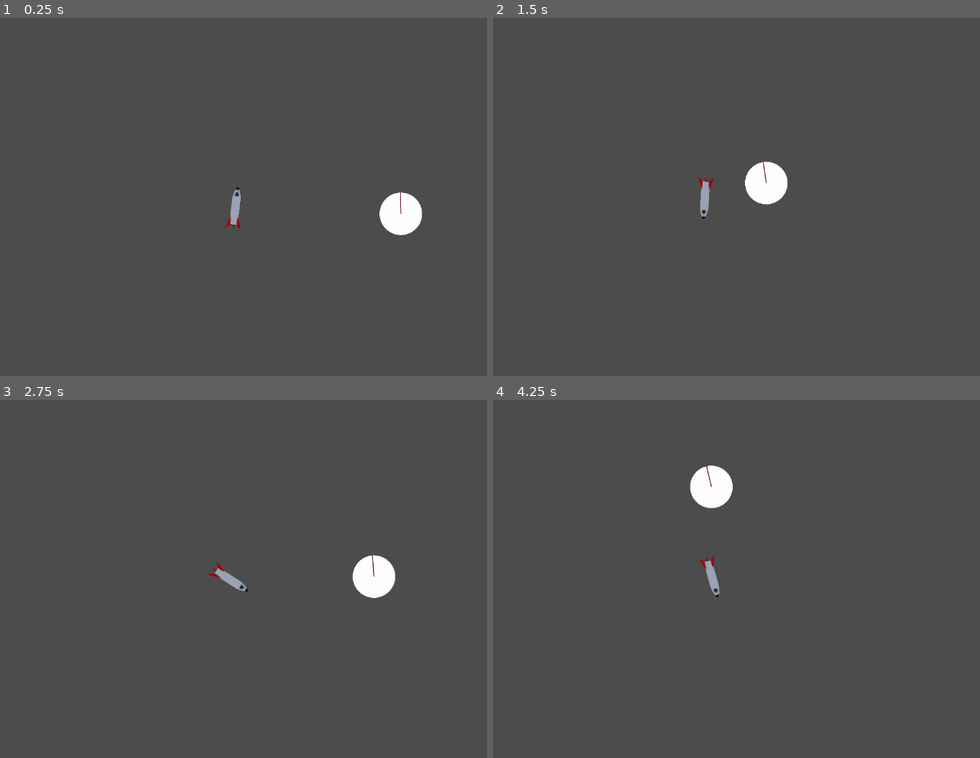
Above: before the commit, frames 1-4 (two rows, left to right).
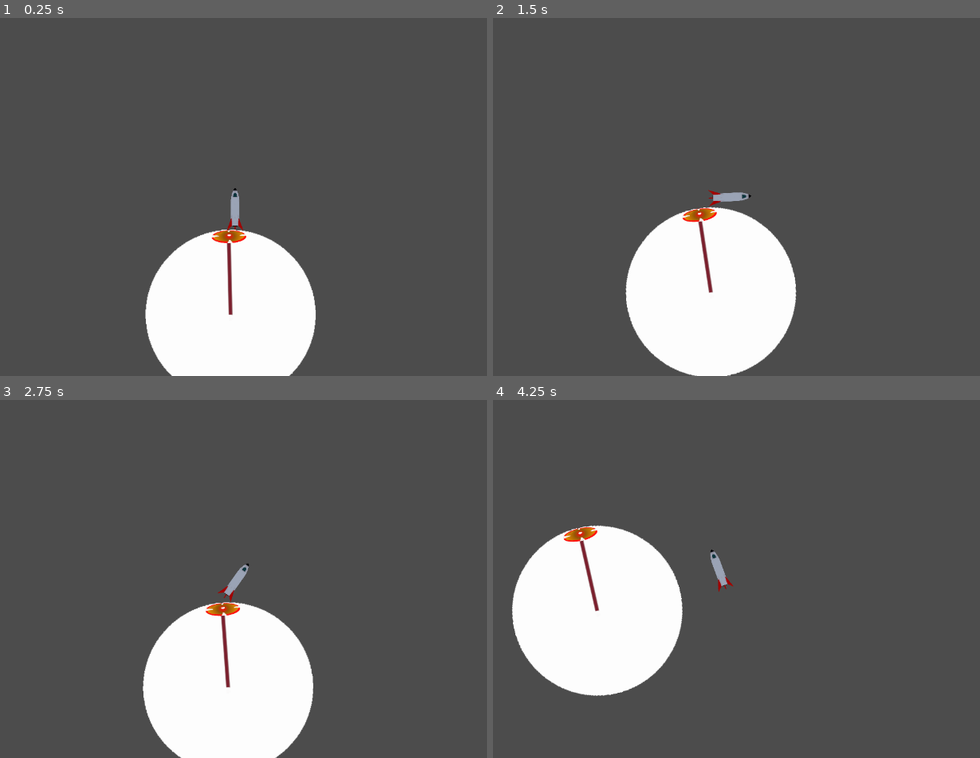
Above: after the commit, the same moments.

Repository: RunningRagdoll/gravity
Game: Godot game, scene res://Scenes/Main.tscn
Same seed, same stepped clock (60 frames per second), same inputs: the game is played once before the commit and once after it.
Inputs:
- Up to frame 1 (0.25 s): no input
- Up to frame 2 (1.5 s): tap Enter (ui_accept) at 0.5, 0.77 s; hold Right (ui_right) 0.53-1.28 s; hold Left (ui_left) from 1.28 s (still down)
- Up to frame 3 (2.75 s): tap Enter (ui_accept) at 1.52, 2 s; release Left (ui_left) at 2.03 s; hold Right (ui_right) from 2.03 s (still down)
- Up to frame 4 (4.25 s): release Right (ui_right) at 2.78 s; hold Up (ui_up) 2.78-3.53 s; tap Enter (ui_accept) at 3.02, 3.77 s; hold Left (ui_left) from 3.53 s (still down)

The runs differ from the first frame. In frame 1, 13% of the frame differs, in the area x 29-87%, y 47-100%; in frame 2, 14%; in frame 3, 14%; in frame 4, 14%, in the area x 3-50%, y 18-83%.

Commit message:
Added a landing zone and winning.

Diff:
--- a/Models/CelestialBody/Celestial_Body.gd
+++ b/Models/CelestialBody/Celestial_Body.gd
@@ -5,3 +5,10 @@
 
 func _on_Collision_trigger_area_entered(area):
 	area.get_parent().die()
+
+
+func _on_Goal_body_entered(body):
+	body.get_child(5).start()
+
+func _on_Goal_body_exited(body):
+	body.get_child(5).stop()
--- a/Models/CelestialBody/Celestial_Body.tscn
+++ b/Models/CelestialBody/Celestial_Body.tscn
@@ -1,8 +1,9 @@
-[gd_scene load_steps=7 format=2]
+[gd_scene load_steps=8 format=2]
 
 [ext_resource path="res://Models/Planet_Debug_256x256.png" type="Texture" id=1]
 [ext_resource path="res://Models/CelestialBody/Gravity_Field.gd" type="Script" id=2]
 [ext_resource path="res://Models/CelestialBody/Celestial_Body.gd" type="Script" id=3]
+[ext_resource path="res://Models/CelestialBody/CelestialBody_Normal_256x256.png" type="Texture" id=4]
 
 [sub_resource type="CircleShape2D" id=1]
 radius = 128.102
@@ -20,6 +21,7 @@
 
 [node name="Sprite" type="Sprite" parent="."]
 texture = ExtResource( 1 )
+normal_map = ExtResource( 4 )
 
 [node name="Body" type="CollisionShape2D" parent="."]
 shape = SubResource( 1 )
--- a/Models/Orbit/Orbit.gd
+++ b/Models/Orbit/Orbit.gd
@@ -2,9 +2,10 @@
 extends Node2D
 
 export(float, 0.0, 10000) var radius = 100 setget _set_radius # [pixels]
-export(float) var angular_velocity = 0 setget _set_angular_velocity # [rad/s]
+export(float, -2.0, 2.0) var angular_velocity = 0 setget _set_angular_velocity # [rad/s]
 export(bool) var random_initial_position = false setget _set_random_initial_position
 export(int, 2, 512) var number_of_steps = 128 setget _set_number_of_steps
+export(Texture) var sprite = load("res://Models/Planet_Debug_256x256.png")
 
 var angle = 0.0
 
@@ -15,6 +16,7 @@
 	if random_initial_position:
 		angle = randf() * 2 * PI
 	get_node("Celestial Body").position = orbital_position(radius, angle)
+	$"Celestial Body".get_child(0).set_texture(sprite)
 
 func _physics_process(delta):
 	if Engine.editor_hint:
--- a/Models/Orbit/Orbit.tscn
+++ b/Models/Orbit/Orbit.tscn
@@ -1,10 +1,35 @@
-[gd_scene load_steps=3 format=2]
+[gd_scene load_steps=6 format=2]
 
 [ext_resource path="res://Models/Orbit/Orbit.gd" type="Script" id=1]
 [ext_resource path="res://Models/CelestialBody/Celestial_Body.tscn" type="PackedScene" id=2]
+[ext_resource path="res://Models/Landing_Zone.png" type="Texture" id=3]
+[ext_resource path="res://Models/Planet_Debug_256x256.png" type="Texture" id=4]
+
+[sub_resource type="CircleShape2D" id=1]
+radius = 16.0456
 
 [node name="Orbit" type="Node2D"]
 script = ExtResource( 1 )
+radius = 850.0
+sprite = ExtResource( 4 )
 
 [node name="Celestial Body" parent="." instance=ExtResource( 2 )]
-position = Vector2( 100, 0 )
+position = Vector2( 850, 0 )
+scale = Vector2( 4, 4 )
+collision_layer = 8
+
+[node name="Goal" type="Area2D" parent="Celestial Body"]
+position = Vector2( 0.360909, -127.245 )
+scale = Vector2( 1.701, 0.509 )
+collision_layer = 4
+
+[node name="Shape" type="CollisionShape2D" parent="Celestial Body/Goal"]
+position = Vector2( -0.517494, 5.62051 )
+shape = SubResource( 1 )
+
+[node name="Landing zone" type="Sprite" parent="Celestial Body"]
+position = Vector2( 0.281799, -117.615 )
+scale = Vector2( 0.408436, 0.300717 )
+texture = ExtResource( 3 )
+[connection signal="body_entered" from="Celestial Body/Goal" to="Celestial Body" method="_on_Goal_body_entered"]
+[connection signal="body_exited" from="Celestial Body/Goal" to="Celestial Body" method="_on_Goal_body_exited"]
--- a/Player/Player.gd
+++ b/Player/Player.gd
@@ -9,13 +9,16 @@
 var max_speed = 5000
 
 var dead = false
+var winning = false
 
 signal crash_land
 signal reset_level
+signal win
 
 func _ready():
 	dead = false
 	sleeping = false
+	winning = false
 
 func get_input():
 	if Input.is_action_pressed("ui_up"):
@@ -34,7 +37,7 @@
 	get_input()
 
 func _physics_process(delta):
-	if not dead:
+	if not (dead or winning):
 		set_applied_force(thrust.rotated(rotation))
 		set_applied_torque(rotation_direction * jaw_thrust)
 		if get_linear_velocity().length() > max_speed:
@@ -49,8 +52,13 @@
 				die()
 
 func die():
-	emit_signal("crash_land")
-	dead = true
-	$"Ship front".hide()
-	$"Ship back leg".hide()
-	sleeping = true
+	if not winning:
+		emit_signal("crash_land")
+		dead = true
+		$"Ship front".hide()
+		$"Ship back leg".hide()
+		sleeping = true
+
+func _on_Timer_timeout():
+	emit_signal("win")
+	winning = true
--- a/Player/Player.tscn
+++ b/Player/Player.tscn
@@ -65,4 +65,9 @@
 [node name="CollisionPolygon2D" type="CollisionShape2D" parent="Instant death zone"]
 position = Vector2( 37.9846, -0.00532842 )
 scale = Vector2( 1.21886, 1.90665 )
-shape = SubResource( 1 )
+shape = SubResource( 2 )
+
+[node name="Timer" type="Timer" parent="."]
+wait_time = 2.0
+one_shot = true
+[connection signal="timeout" from="Timer" to="." method="_on_Timer_timeout"]
--- a/Scenes/Main.tscn
+++ b/Scenes/Main.tscn
@@ -13,7 +13,7 @@
 rotation = -1.5708
 
 [node name="Orbit" parent="." instance=ExtResource( 3 )]
-position = Vector2( 524.288, 246.91 )
+position = Vector2( -507.463, 864.234 )
 radius = 1000.0
 angular_velocity = -0.1
 
@@ -21,3 +21,4 @@
 script = ExtResource( 4 )
 [connection signal="crash_land" from="Player" to="UI" method="_on_Player_crash_land"]
 [connection signal="reset_level" from="Player" to="UI" method="_on_Player_reset_level"]
+[connection signal="win" from="Player" to="UI" method="_on_Player_win"]
--- a/UI/UI.gd
+++ b/UI/UI.gd
@@ -2,9 +2,27 @@
 
 signal restart_level
 var player_died = false setget _set_player_died, _get_player_died
-# Called when the node enters the scene tree for the first time.
+var player_won = false setget _set_player_won, _get_player_won
+
 func _ready():
 	get_child(0).hide()
+	get_child(1).hide()
+
+func _on_Player_crash_land():
+	if not (_get_player_won()):
+		get_child(0).show()
+		_set_player_died(true)
+
+func _on_Player_reset_level():
+	if _get_player_died():
+		get_tree().reload_current_scene()
+	else:
+		pass
+
+func _on_Player_win():
+	_set_player_won(true)
+	get_child(1).show()
+	# To do: send player to Title Screen
 
 func _set_player_died(value):
 	player_died = value
@@ -12,12 +30,8 @@
 func _get_player_died():
 	return player_died
 
-func _on_Player_crash_land():
-	get_child(0).show()
-	_set_player_died(true)
+func _set_player_won(value):
+	player_won = value
 
-func _on_Player_reset_level():
-	if _get_player_died():
-		get_tree().reload_current_scene()
-	else:
-		pass
+func _get_player_won():
+	return player_won
--- a/UI/UI.tscn
+++ b/UI/UI.tscn
@@ -1,8 +1,13 @@
-[gd_scene load_steps=3 format=2]
+[gd_scene load_steps=4 format=2]
 
 [ext_resource path="res://UI/Audiowide-Regular.ttf" type="DynamicFontData" id=1]
 
 [sub_resource type="DynamicFont" id=1]
+size = 100
+use_filter = true
+font_data = ExtResource( 1 )
+
+[sub_resource type="DynamicFont" id=2]
 size = 100
 use_filter = true
 font_data = ExtResource( 1 )
@@ -13,6 +18,7 @@
 visible = false
 anchor_right = 1.0
 anchor_bottom = 1.0
+margin_bottom = -200.0
 custom_fonts/font = SubResource( 1 )
 text = "Whoops!
 Press Enter"
@@ -21,3 +27,16 @@
 __meta__ = {
 "_edit_use_anchors_": false
 }
+
+[node name="Winning Label" type="Label" parent="."]
+visible = false
+anchor_right = 1.0
+anchor_bottom = 1.0
+margin_bottom = -200.0
+custom_fonts/font = SubResource( 2 )
+text = "Great Landing!"
+align = 1
+valign = 1
+__meta__ = {
+"_edit_use_anchors_": false
+}
--- a/project.godot
+++ b/project.godot
@@ -27,8 +27,12 @@
 [layer_names]
 
 2d_render/layer_1="Player"
+2d_physics/layer_1="Player"
 2d_render/layer_2="Planets"
+2d_physics/layer_2="Hull"
 2d_render/layer_3="Background"
+2d_physics/layer_3="Landing zone"
+2d_physics/layer_4="Celestial bodies"
 
 [physics]
 
Binary file added: Models/CelestialBody/CelestialBody_Normal_256x256.png
Not shown, added: Models/CelestialBody/CelestialBody_Normal_256x256.png.import
Binary file added: Models/Landing_Zone.png
Not shown, added: Models/Landing_Zone.png.import
Not shown: 1 places in Player/Player.tscn that only renumber resources
